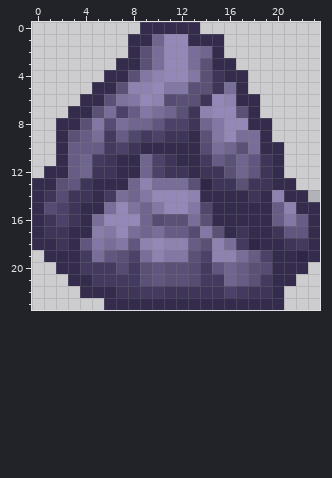
Two states of a pixel-art sprite, static/rock1.png. Above, as it was before the edit.
The file is 24x24 pixels. Pixels under 10% opacity are left out. Colours within 5 levels of each other are drawn and written as one.
The same view after the edit:
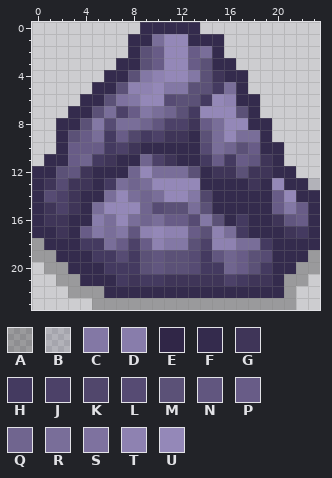
Palette (. is transparent): A #00000040  B #2e2e4b2c  C #8378a5  D #887dab  E #302647  F #342b4d  G #3f3558  H #443a60  J #4c4168  K #51476c  L #564b73  M #5b5177  N #61567f  P #685c87  Q #70658f  R #796e99  S #7e729f  T #8e82b1  U #9488b8
The exact change:
@@ x 0..23 @@
  0 .........FFFFF..........
- 1 ........FFQUUFFF........
- 2 ........FMRUURQF........
- 3 .......FFMRUURMFF.......
+ 1 ........FFRUUFFF........
+ 2 ........FMPUUPRF........
+ 3 .......FFMPUUPMFF.......
  4 ......FFMCTUUCMGFF......
- 5 .....FFMTTUCCMMGRF......
- 6 ....FFMSCUTLMMGUTFF.....
- 7 ...FFMRJPCRQMGTUUMF.....
- 8 ..FFMCLRQQNJJGQCUUFF....
- 9 ..FMPRHPKHJGGFMCURRF....
-10 ..FPPPHJGFFFFFLRQMRFF...
-11 ..FPQHGFFQJGFFHPMQNGF...
-12 .FFPQGGFFQJGGFGGMQNGF...
-13 FFMNGFFFQTRRRMEGGMGGFF..
-14 FGLGGFHRQCUUUTFFFFGFTFFB
-15 FLJGFFRUSQCUUCKFFFFFPTFF
-16 FGJGFRUUUQLMMRMFFFFFPCPF
-17 FGGFFDCURQRPPLCMFGFFGNNF
-18 FFGFNCRCNTUTTPMTRHEFFGHF
-19 .FFFHRNMJRTCCMJTTRPJFFEF
-20 ..FFHHHLHMNMMLHNQPMLFFF.
-21 ...FFHHHHMNMMLHHQPMHFF..
-22 ....FFFGGHHGGGGGJHGGF...
-23 ......FFFFFFFFFFFFFFF...
+ 5 .....FFMTTUCCMMHRF......
+ 6 ....FFMSCUULMMHUTFF.....
+ 7 ...FFMRJPCRQMHUUUMF.....
+ 8 ..FFMCLRRQNJJGPRUUFF....
+ 9 ..FMPRHPKHJGGFMRURRF....
+10 ..FPPPHJGFFFFFLRQMPFF...
+11 .FFPQHGFFQJGFFHPHPNGF...
+12 FFMNGFFFQURRRMFGGMGGFF..
+13 FGLGGFHRQRUUUUFFFFGFUFFB
+14 FLJGFFRURQRUUCKFFFFFPUFF
+15 FGJGFRUUUQLMMRMFFFFFPCPF
+16 FGGFFDRURQRPPLCMFHFFGNPF
+17 FFGFPCRCNTUTTPMTRHFFFGHF
+18 AFFFHHRPJPTCCMJTTRRHFFFF
+19 AAFFFHHLHMNMMLHNQPMLFFFA
+20 .AAFFFHHHMNMMLHHQPMHFFAA
+21 ..AAFFFHGHHGGGGGJHGGFAA.
+22 ...AAAFFFFFFFFFFFFFFFA..
+23 .....AAAAAAAAAAAAAAAAA..
Changed places in both pictures, as pixel boxes (x1, y1, x2, y2):
changed: (32, 34, 320, 310)
